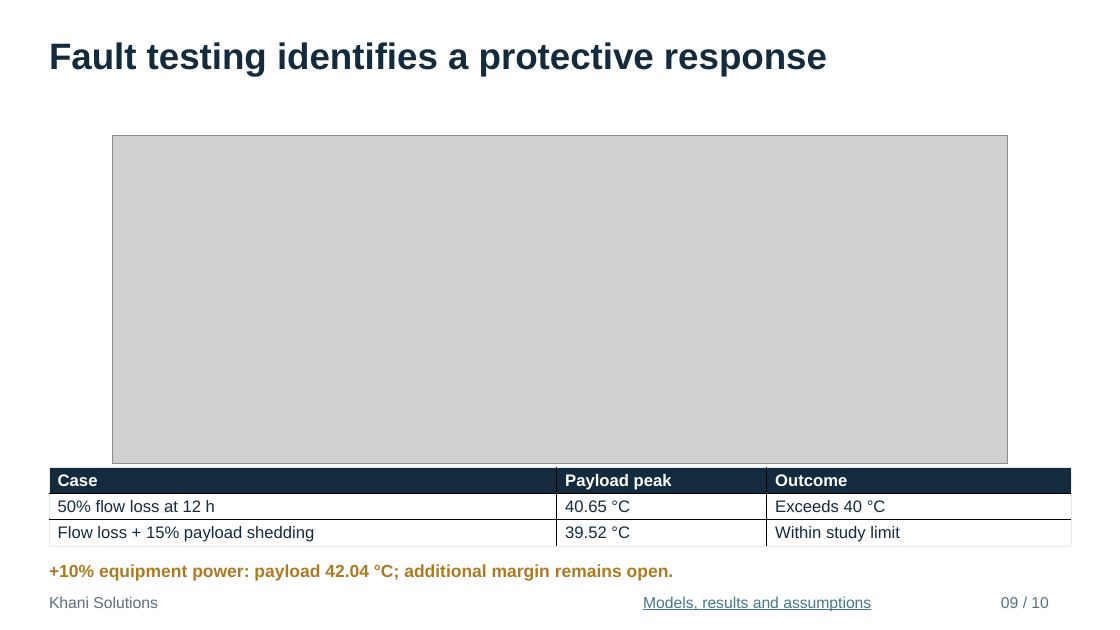
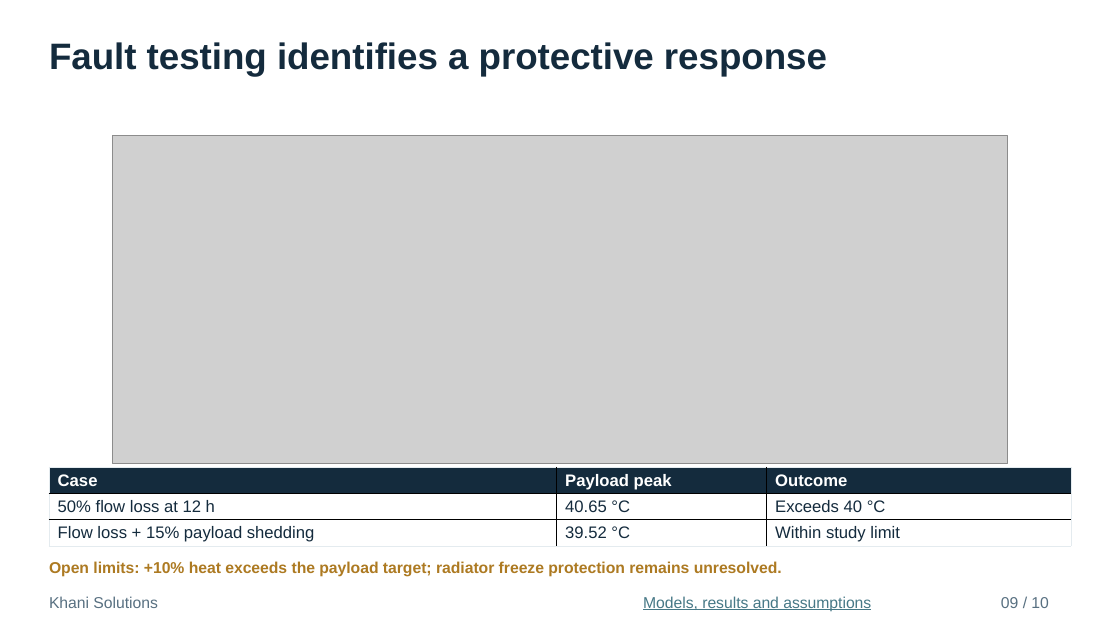
Before and after one commit to mrkhani88/khani-solutions-site, a slide deck: slide 9 of assets/studies/vast-haven-1/interview/Haven1_Thermal_Engineering_Interview.pptx. Drawn at 1120x630 pixels with LibreOffice and Linux fonts; fonts in the diff are those of the drawing; grey boxes stand for pictures. Boxes give left, top, right and bottom in pixels: in the first picture for what was removed or moved away, otherwise in the second. Text is boxed around its words. In the diff, an @@ line names an element or a change of style, - is before the commit and + after.

Commit message:
Document radiator freezing and load-margin validity limits in Haven study

```diff
--- a/assets/studies/vast-haven-1/interview/Haven1_Thermal_Engineering_Interview.pptx
+++ b/assets/studies/vast-haven-1/interview/Haven1_Thermal_Engineering_Interview.pptx
@@ text at <box>49,561,782,577</box>: text changed; size 15 to 13.5 pt @@
-+10% equipment power: payload 42.04 °C; additional margin remains open.
+Open limits: +10% heat exceeds the payload target; radiator freeze protection remains unresolved.
```
Also in this commit, not shown: 1 other slide changed, 6 other files.
